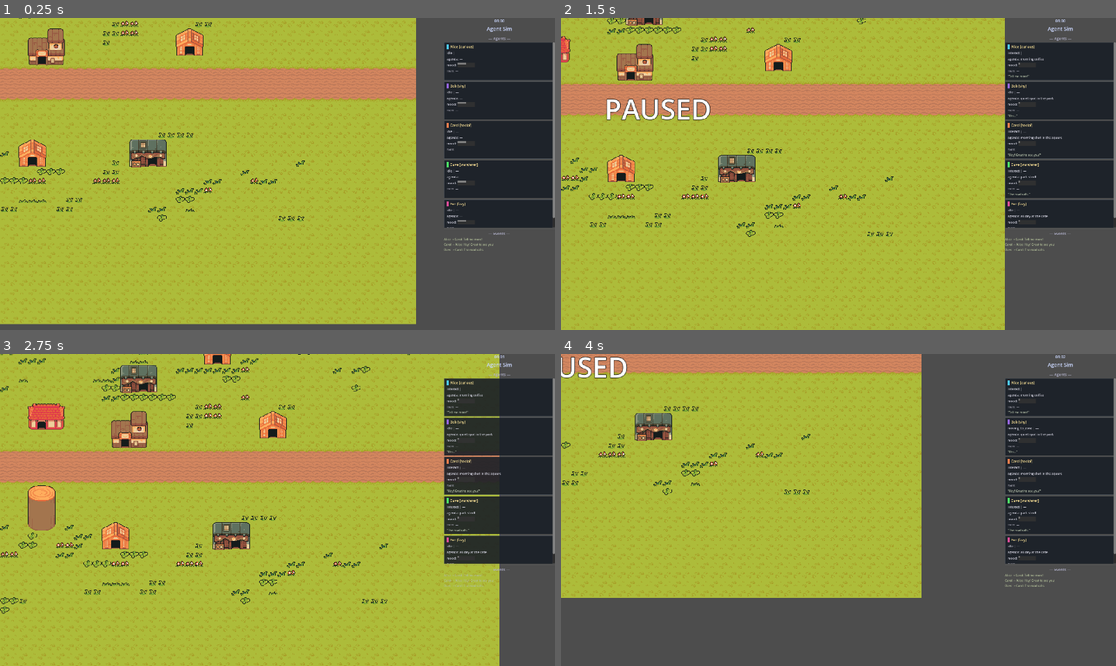
Above: before the commit, frames 1-4 (two rows, left to right).
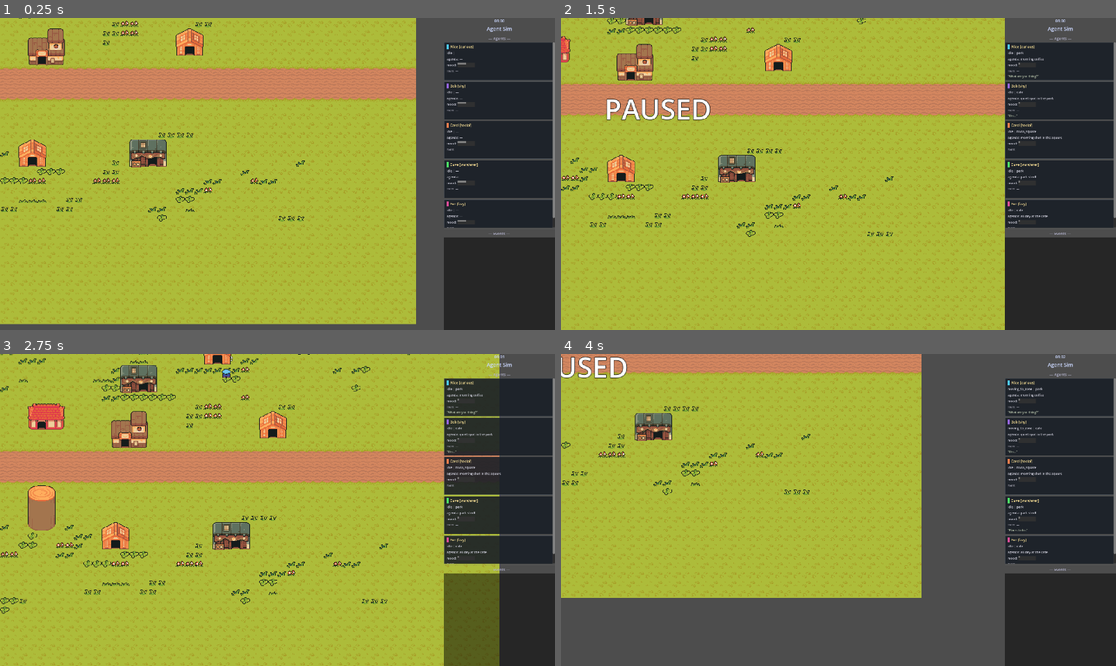
Above: after the commit, the same moments.

Repository: Erik-Huang/godot-agent-sim
Game: Godot game, scene res://main.tscn
Two runs of this game, one before a commit and one after it. Both use one fixed random seed, a clock stepped at 60 frames per second and the inputs below.
Inputs (mouse positions are in pixels of both pictures, inside the frame that each line leads up to):
- Up to frame 1 (0.25 s): no input
- Up to frame 2 (1.5 s): tap Enter (ui_accept) at 0.5, 0.77, 1.25 s; move the mouse to (960, 158) at 0.52 s; click (960, 158) at 0.67 s; drag from (727, 189) to (810, 236) at 1.27 s
- Up to frame 3 (2.75 s): tap Enter (ui_accept) at 2 s; move the mouse to (333, 441) at 2.02 s; click (333, 441) at 2.17 s
- Up to frame 4 (4 s): tap Enter (ui_accept) at 2.75, 3.5, 3.77 s; drag from (810, 572) to (672, 463) at 2.77 s; move the mouse to (1005, 556) at 3.52 s; click (1005, 556) at 3.67 s

The runs differ from the first frame. In frame 1, 5.9% of the frame differs, in the area x 79-100%, y 70-100%; in frame 2, 6.1%; in frame 3, 6.1%, in the area x 39-100%, y 0-100%; in frame 4, 6.1%.

Commit message:
fix(spawn+collision+ui): 3 gameplay fixes
FIX-005-revert: remove navmesh snap — map_get_closest_point returns (0,0)
before map sync, pulling all agents to top-left. Zone rect margins (40px)
are sufficient; NavigationAgent2D handles any minor wall proximity.

FIX-007: agent collision_layer=2 / mask=1 — agents no longer push each
other (layer 2 vs layer 2 = no collision), but still blocked by walls (layer 1).

UI-004: black 50% transparent StyleBoxFlat on LogScroll panel — scoped
to the scroll container only, no layout changes, nothing escapes the panel.

Diff:
--- a/agent.tscn
+++ b/agent.tscn
@@ -5,7 +5,7 @@
 
 [node name="Agent" type="CharacterBody2D"]
 script = ExtResource("1")
-collision_layer = 1
+collision_layer = 2
 collision_mask = 1
 
 [node name="CollisionShape2D" type="CollisionShape2D" parent="."]
--- a/main.gd
+++ b/main.gd
@@ -259,10 +259,6 @@
 
 func _spawn_agents() -> void:
 	var spawn_positions: Array[Vector2] = _generate_spawn_positions(roster.agents.size())
-	# FIX-005: Snap spawn positions to navmesh to avoid landing inside wall tiles
-	var map_rid: RID = nav_region.get_navigation_map()
-	for i in range(spawn_positions.size()):
-		spawn_positions[i] = NavigationServer2D.map_get_closest_point(map_rid, spawn_positions[i])
 	# ARCH-004: Iterate roster resources instead of hardcoded dictionaries
 	for i in range(roster.agents.size()):
 		var def: AgentDefinition = roster.agents[i]
--- a/ui.gd
+++ b/ui.gd
@@ -28,6 +28,12 @@
 	var sb := StyleBoxFlat.new()
 	sb.bg_color = Color(0.08, 0.09, 0.12, 1.0)
 	add_theme_stylebox_override("panel", sb)
+	# UI-004: Black 50% transparent background for log scroll area only
+	var log_scroll: ScrollContainer = get_node_or_null("LogScroll")
+	if log_scroll:
+		var log_bg := StyleBoxFlat.new()
+		log_bg.bg_color = Color(0.0, 0.0, 0.0, 0.5)
+		log_scroll.add_theme_stylebox_override("panel", log_bg)
 
 func register_agent(agent: CharacterBody2D) -> void:
 	agent_refs.append(agent)
